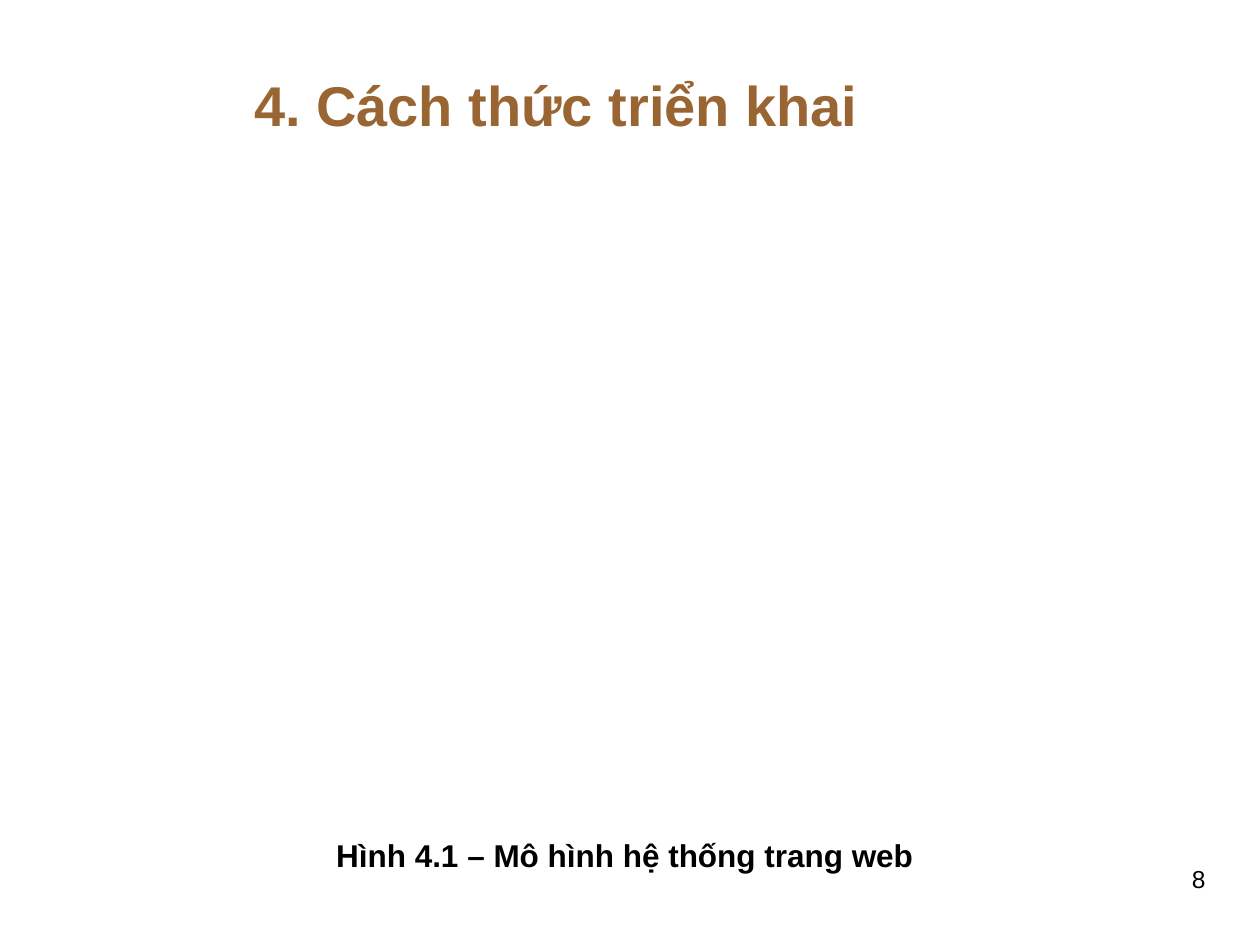
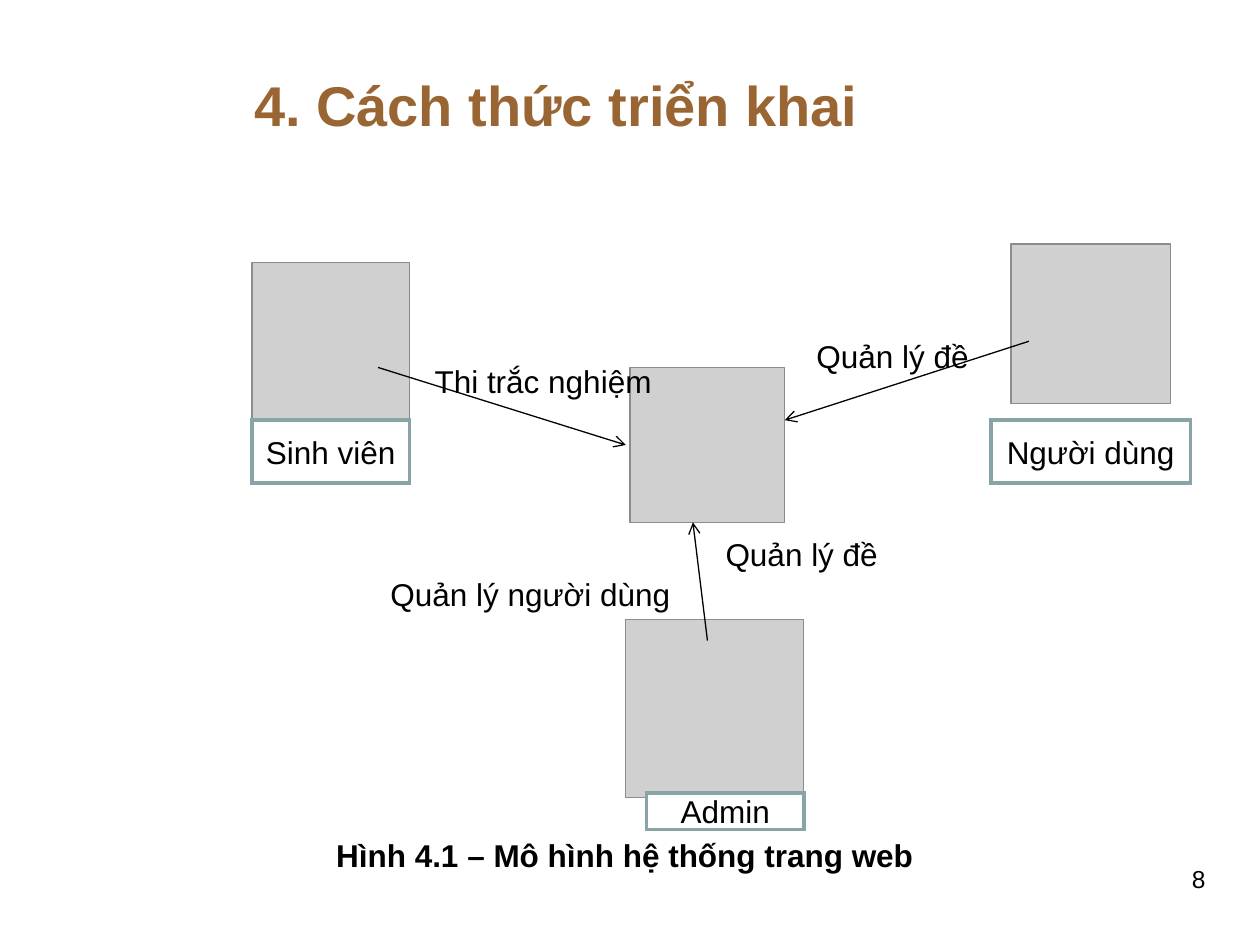
Before and after one commit to thuhuynh4393/testfrontend, a slide deck: slide 8 of Thu HUynh - SLide bao cao.ppt. Drawn at 1260x945 pixels with LibreOffice and Linux fonts; fonts in the diff are those of the drawing; grey boxes stand for pictures; background and template pictures are left out. Boxes give left, top, right and bottom in pixels: in the first picture for what was removed or moved away, otherwise in the second. Text is boxed around its words. In the diff, an @@ line names an element or a change of style, - is before the commit and + after.

```diff
--- a/Thu HUynh - SLide bao cao.ppt
+++ b/Thu HUynh - SLide bao cao.ppt
@@ picture added at (252, 262, 410, 420) @@
@@ picture added at (1011, 244, 1169, 403) @@
@@ arrow added from (1029, 341) to (785, 420), #000000 0.74 pt @@
@@ text added at (816, 343, 969, 374), 18 pt, text #000000 @@
+Quản lý đề
@@ arrow added from (378, 368) to (626, 445), #000000 0.74 pt @@
@@ text added at (435, 368, 651, 399), 18 pt, text #000000 @@
+Thi trắc nghiệm
@@ picture added at (630, 368, 785, 523) @@
@@ rectangle added at (252, 420, 410, 483), fill #FFFFFF, outline #89A4A7 2.01 pt, 18 pt, text #000000 @@
+Sinh viên
@@ rectangle added at (990, 420, 1189, 483), fill #FFFFFF, outline #89A4A7 2.01 pt, 18 pt, text #000000 @@
+Người dùng
@@ arrow added from (707, 640) to (693, 523), #000000 0.74 pt @@
@@ text added at (726, 541, 878, 572), 18 pt, text #000000 @@
+Quản lý đề
@@ text added at (390, 582, 670, 612), 18 pt, text #000000 @@
+Quản lý người dùng
@@ picture added at (626, 620, 804, 798) @@
@@ rectangle added at (646, 793, 804, 829), fill #FFFFFF, outline #89A4A7 2.01 pt, 18 pt, text #000000 @@
+Admin
```
